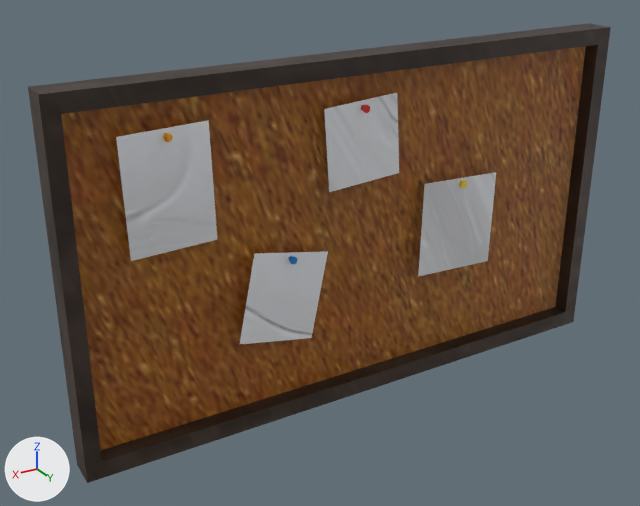
Renders of the FBX model CorkBoard.fbx from each side of a commit.
Camera for both pictures: a 50 mm lens placed at (2.87, 4.91, 4.8), pointed at (0.19, 0.45, 2.57). Arrows for +X, +Y and +Z are at lower left; the lights stay in place. Where no turn or scale is listed for an object, it has been applied to the vertices. Vertices at the same position are counted once.

Objects in the first picture: 'Corkboard'.
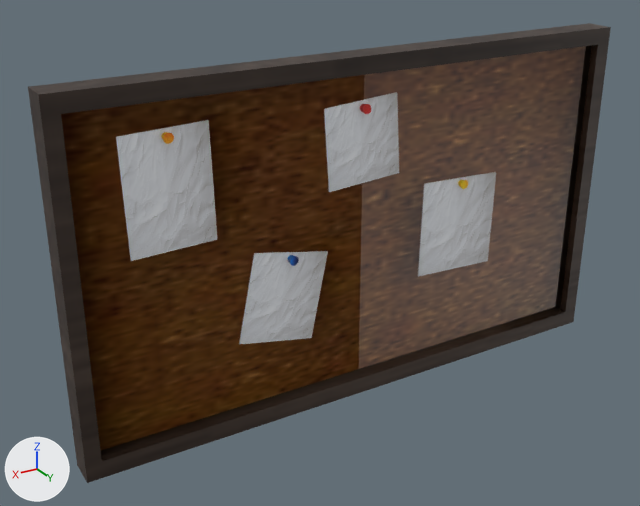
Scene script edits in JSON lines:
```json
{"block": "me_plane_006", "where": "# used by ob_corkboard; location = (-0.75, 0.599, 2.689)"}
{"op": "remove", "block": "me_plane_006", "code": "me_plane_006.from_pydata(...)  # 347 vertices, 174 faces; spans x -1.27..2.61, y -0.17..0.07, z -1.13..1.14"}
{"op": "add", "block": "me_plane_006", "code": "me_plane_006.from_pydata(...)  # 698 vertices, 372 faces; spans x -1.27..2.61, y -0.17..0.07, z -1.13..1.14"}
{"block": "me_plane_006", "change": "me_plane_006 part 1: 34 vertices moved within x -0.32..1.99, y -0.01..0.07, z -0.62..0.86; 351 vertices added at x -1.26..2.61, y -0.16..0.07, z -1.12..1.13"}
{"block": "me_plane_006", "change": "me_plane_006 part 2: 19 kept faces spanning x -1.27..2.61, y -0.17..0.04, z -1.13..1.14 get new texture (UV) coordinates"}
```

Location of each change, [x1, y1, x2, y2] in pixels of the pictures (640 x 506 px):
```json
{"part": 1, "of": "me_plane_006", "change": "built on", "before": [164, 105, 496, 344], "after": [61, 46, 586, 461]}
{"part": 2, "of": "me_plane_006", "change": "surface changed", "before": [58, 44, 594, 461], "after": [58, 44, 594, 461]}
```
